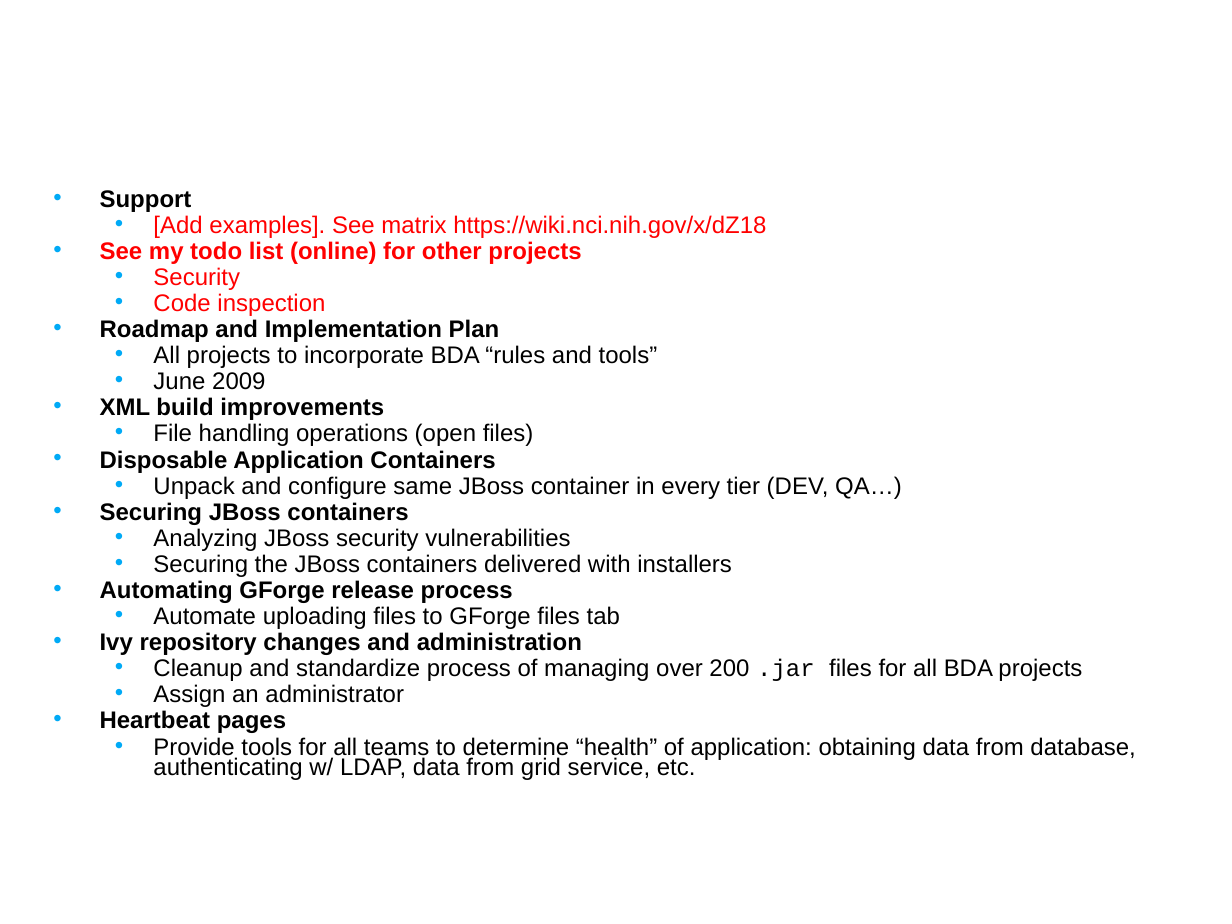
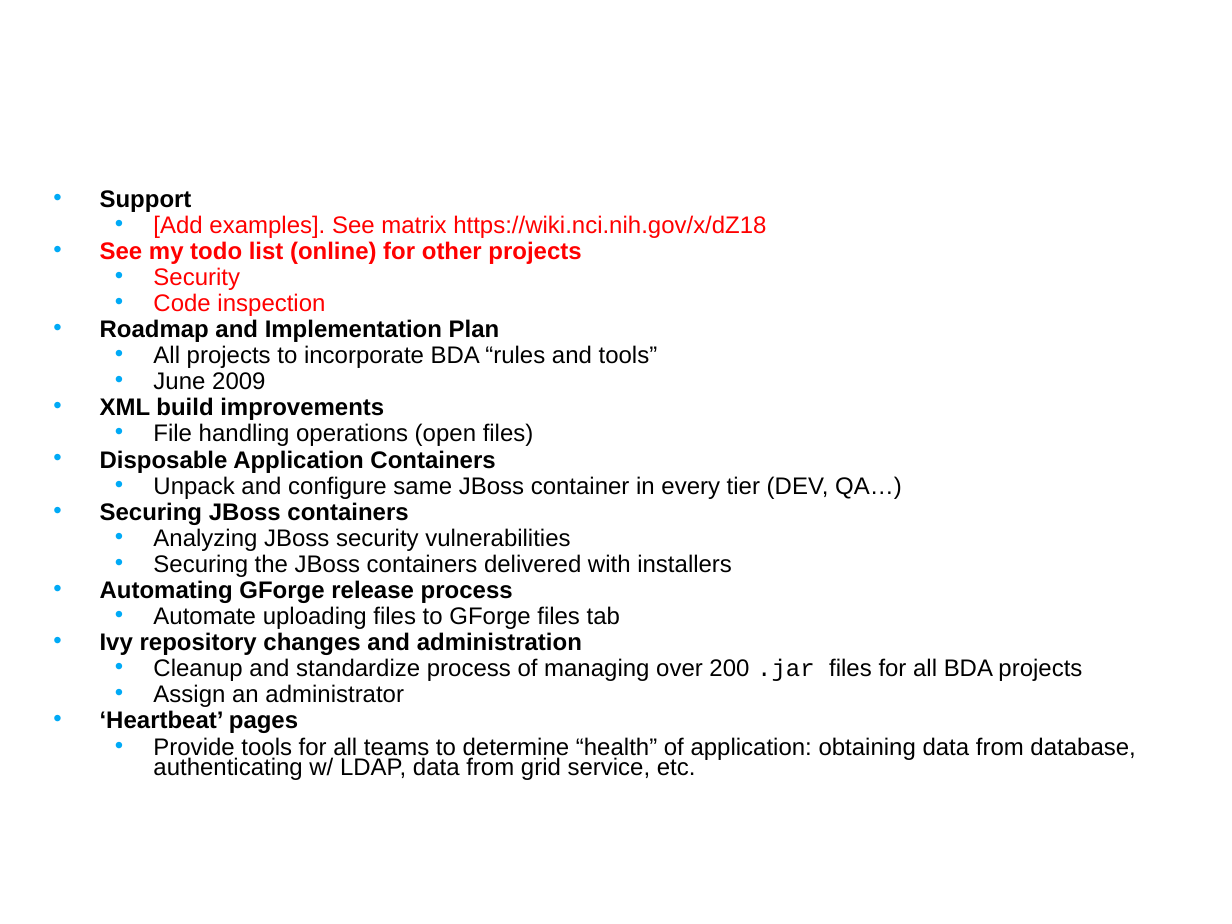
Before and after one commit to NCIP/automation, a slide deck: slide 5 of docs/presentations/bda-priorities-fy09q1.ppt (slide 4 before the commit). Drawn at 1232x924 pixels with LibreOffice and Linux fonts; fonts in the diff are those of the drawing; background and template pictures are left out. Boxes give left, top, right and bottom in pixels: in the first picture for what was removed or moved away, otherwise in the second. Text is boxed around its words. In the diff, an @@ line names an element or a change of style, - is before the commit and + after.

```diff
--- a/docs/presentations/bda-priorities-fy09q1.ppt
+++ b/docs/presentations/bda-priorities-fy09q1.ppt
@@ text at [100, 710, 298, 733]: text changed @@
-• Heartbeat pages
+• ‘Heartbeat’ pages
```
Also in this commit, not shown: 1 other slide changed, 1 slide added, 1 other file.
